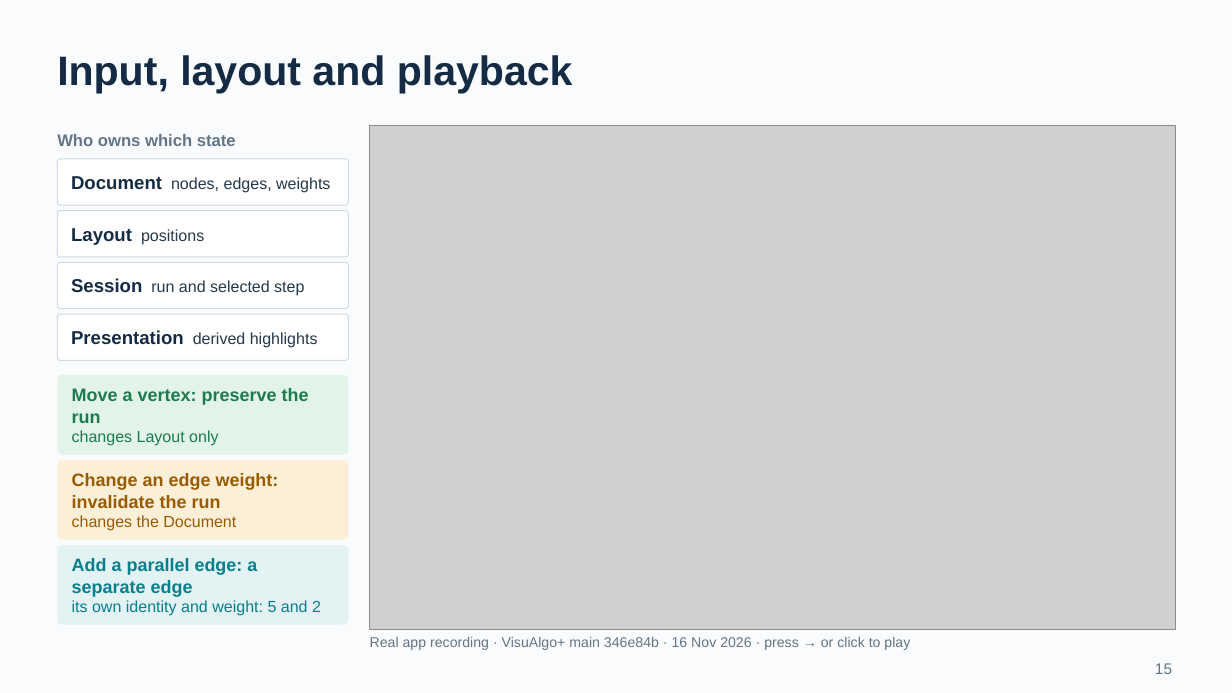
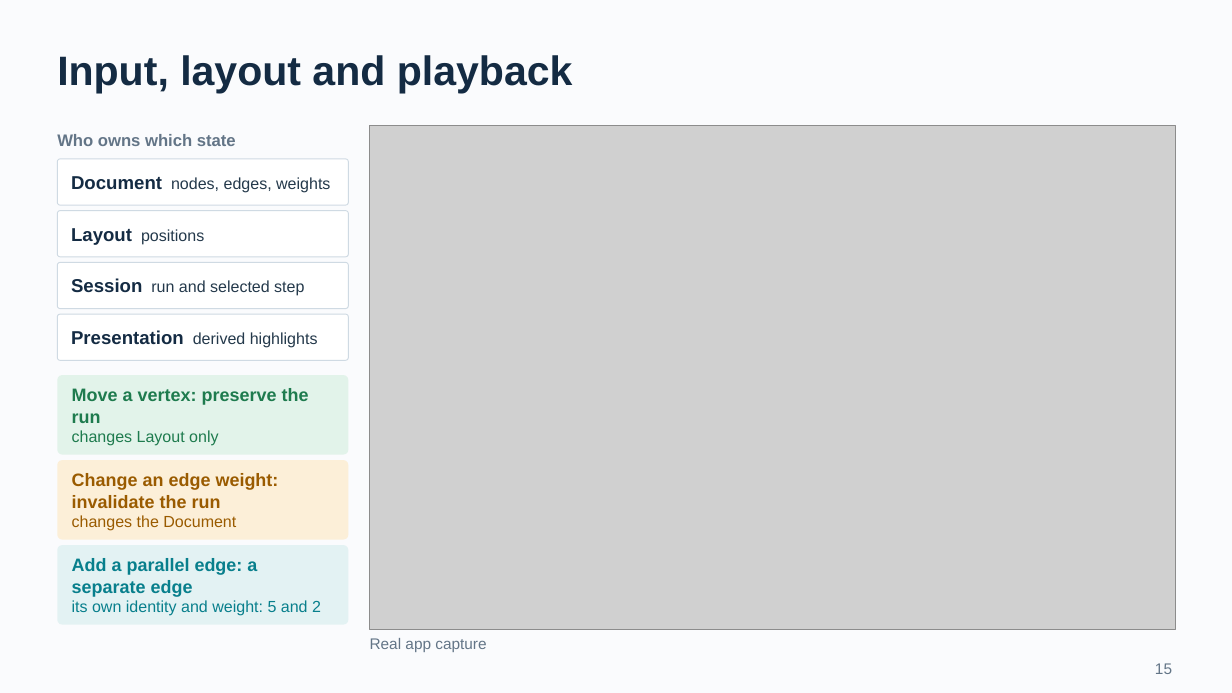
Before and after one commit to BJoozz/docsforfyp, a slide deck: slide 15 of presentation/VisuAlgo_CA_Presentation.pptx. Drawn at 1232x693 pixels with LibreOffice and Linux fonts; fonts in the diff are those of the drawing; grey boxes stand for pictures. Boxes give left, top, right and bottom in pixels: in the first picture for what was removed or moved away, otherwise in the second. Text is boxed around its words. In the diff, an @@ line names an element or a change of style, - is before the commit and + after.

```diff
--- a/presentation/VisuAlgo_CA_Presentation.pptx
+++ b/presentation/VisuAlgo_CA_Presentation.pptx
@@ text at [370,638,486,652]: text changed; size 11 to 12 pt @@
-Real app recording · VisuAlgo+ main 346e84b · 16 Nov 2026 · press → or click to play
+Real app capture
```
Also in this commit, not shown: 13 other slides changed, 1 slide added, 5 slides removed, 16 other files.
